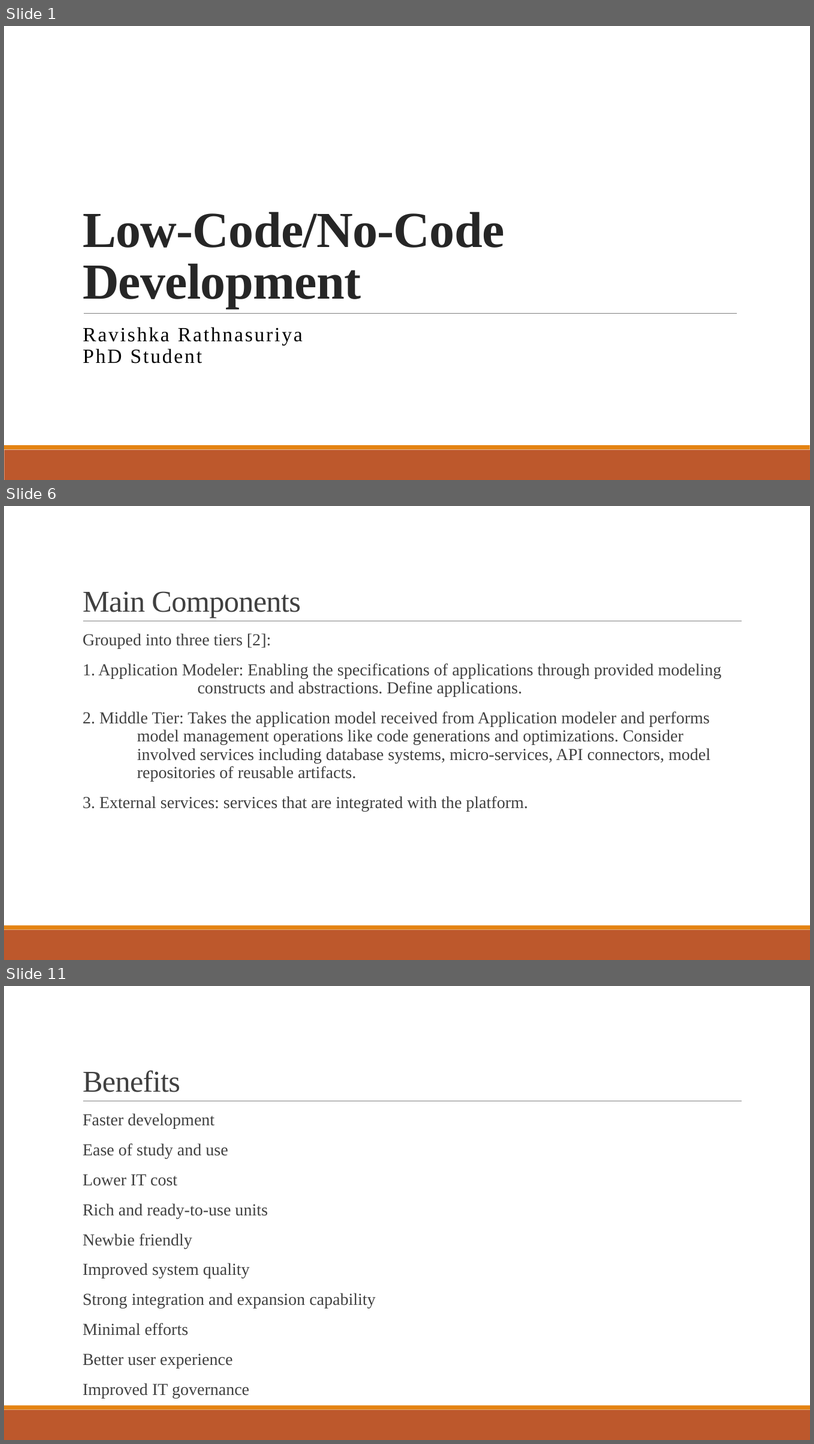
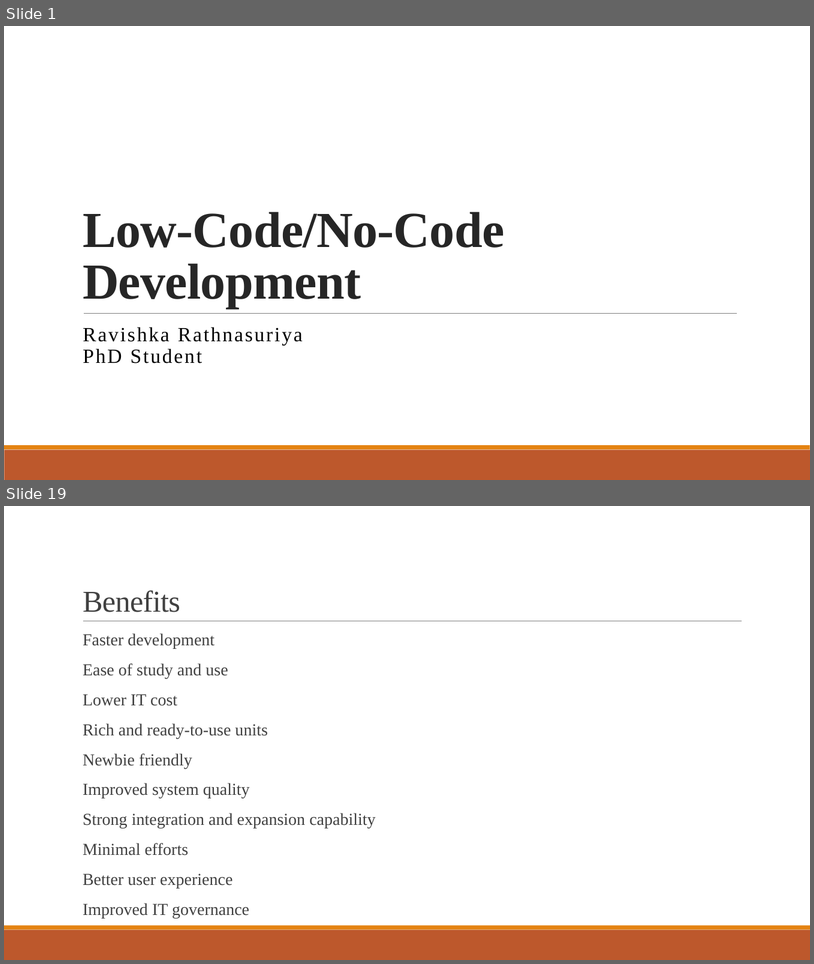
Before and after one commit to Ravishka123/Lectures_And_Talks, a slide deck: No-Code_Low-Code Development/No-Code_Low-Code Development.pptx. Shown one above the other, each under a label of ours: slides 1, 6 and 11 before the commit, slides 1 and 19 after it; the slides between them are not shown. The pictures are 814x1444 and 814x964 pixels, drawn with LibreOffice and Linux fonts; fonts in the diff are those of the drawing. Boxes give left, top, right and bottom in pixels: in the first picture for what was removed or moved away, otherwise in the second. Text is boxed around its words. In the diff, an @@ line names an element or a change of style, - is before the commit and + after.

```diff
--- a/No-Code_Low-Code Development/No-Code_Low-Code Development.pptx
+++ b/No-Code_Low-Code Development/No-Code_Low-Code Development.pptx
@@ slide 6 removed at [4,506,810,960], background #FFFFFF; not listed: 3 template elements that a slide beside it also shows @@
@@ title removed at [83,591,300,618] @@
-Main Components
@@ text removed at [83,633,722,811] @@
-  Grouped into three tiers [2]:
-  1. Application Modeler: Enabling the specifications of applications through provided modeling
-  constructs and abstractions. Define applications.
-  2. Middle Tier: Takes the application model received from Application modeler and performs
-  model management operations like code generations and optimizations. Consider
-  involved services including database systems, micro-services, API connectors, model
-  repositories of reusable artifacts.
-  3. External services: services that are integrated with the platform.
@@ what was slide 11 is now slide 19 @@
```
Also in this commit, not shown: 5 slides changed, 13 slides added, 6 other slides removed, 1 other file.
